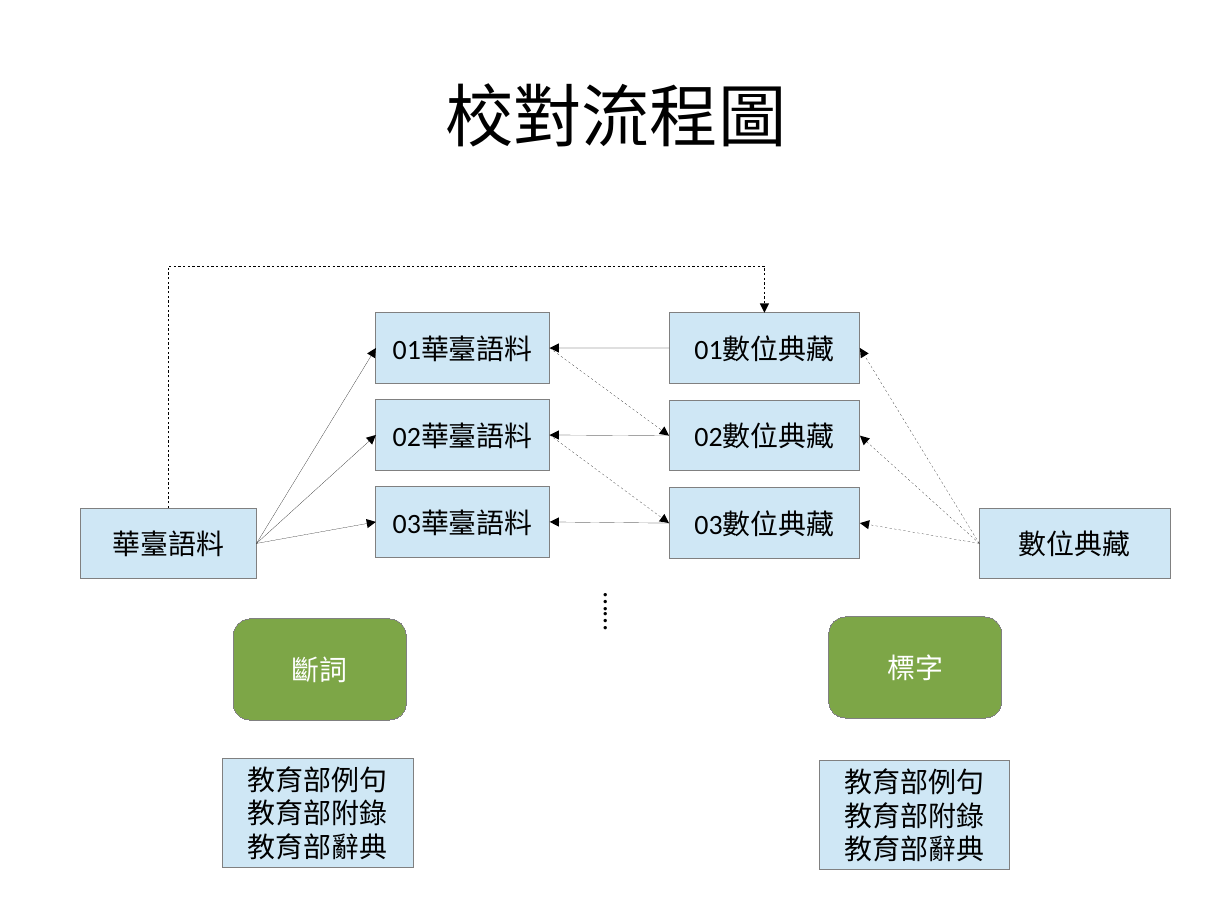
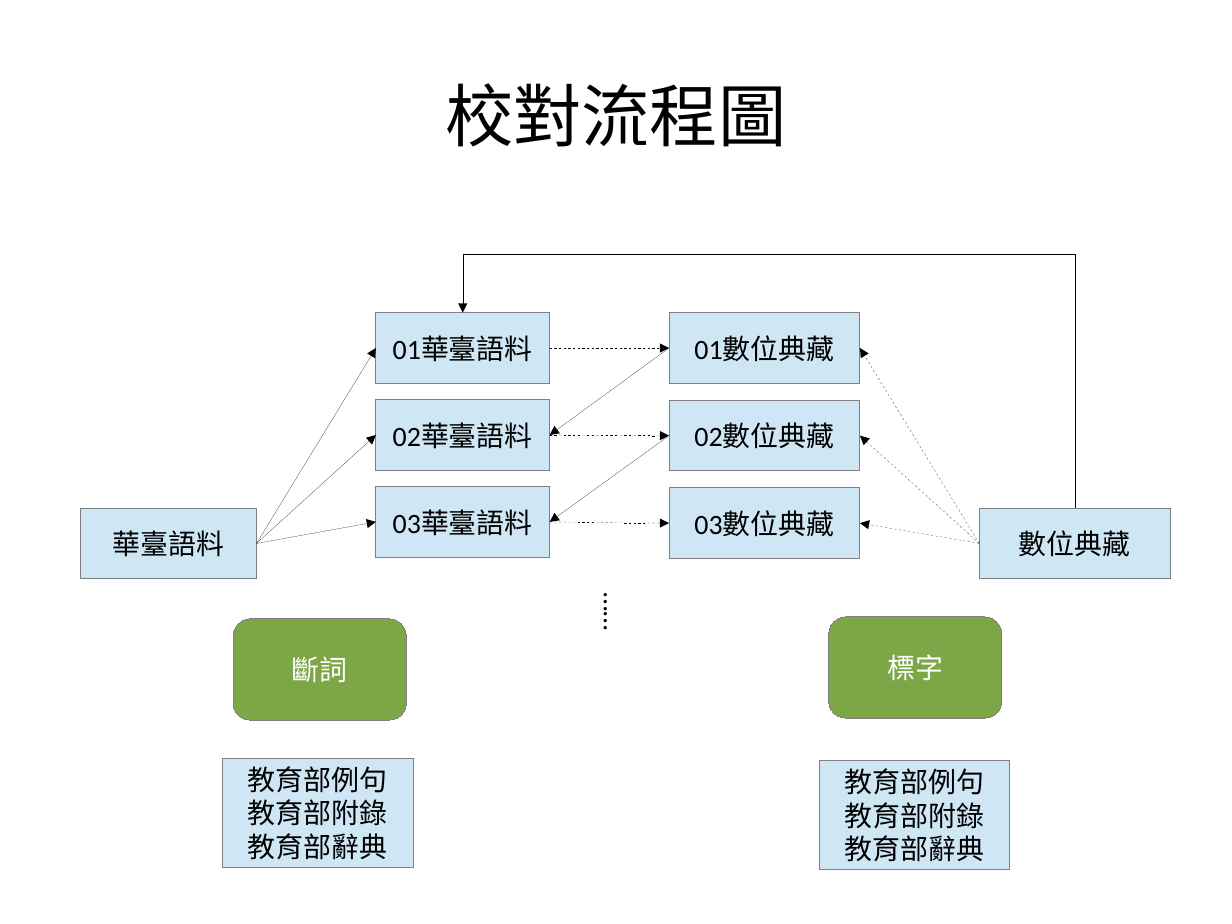
Before and after one commit to sih4sing5hong5/po3-ko3_tau5-iann2-phinn3, a slide deck: slide 26 of 翻譯報告.odp. Drawn at 1232x924 pixels with LibreOffice and Linux fonts; fonts in the diff are those of the drawing. Boxes give left, top, right and bottom in pixels: in the first picture for what was removed or moved away, otherwise in the second. Text is boxed around its words. In the diff, an @@ line names an element or a change of style, - is before the commit and + after.

```diff
--- a/翻譯報告.odp
+++ b/翻譯報告.odp
@@ elbow arrow moved from (169, 509) - (765, 313) to (1075, 509) - (463, 313) @@
@@ 5 arrows: place and size @@
-5 arrows at (550, 348, 670, 523)
+5 arrows at (550, 348, 670, 523)
```
Also in this commit, not shown: 7 other slides changed.
